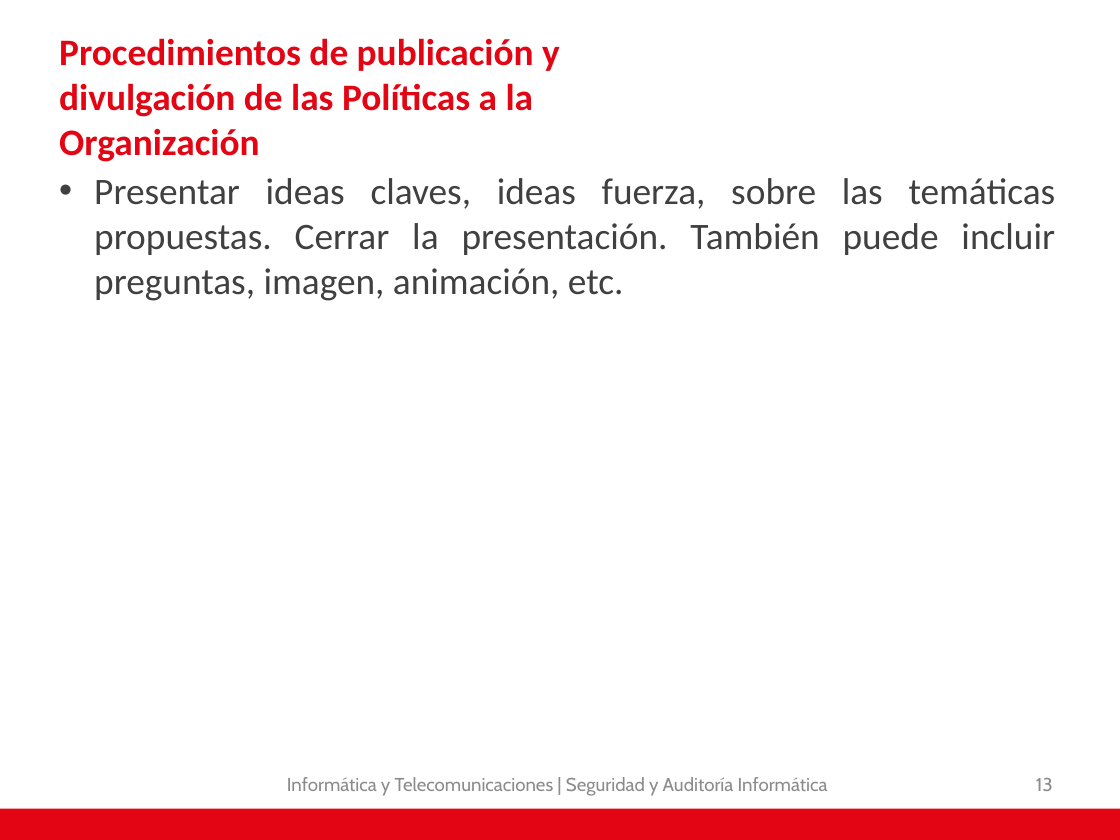
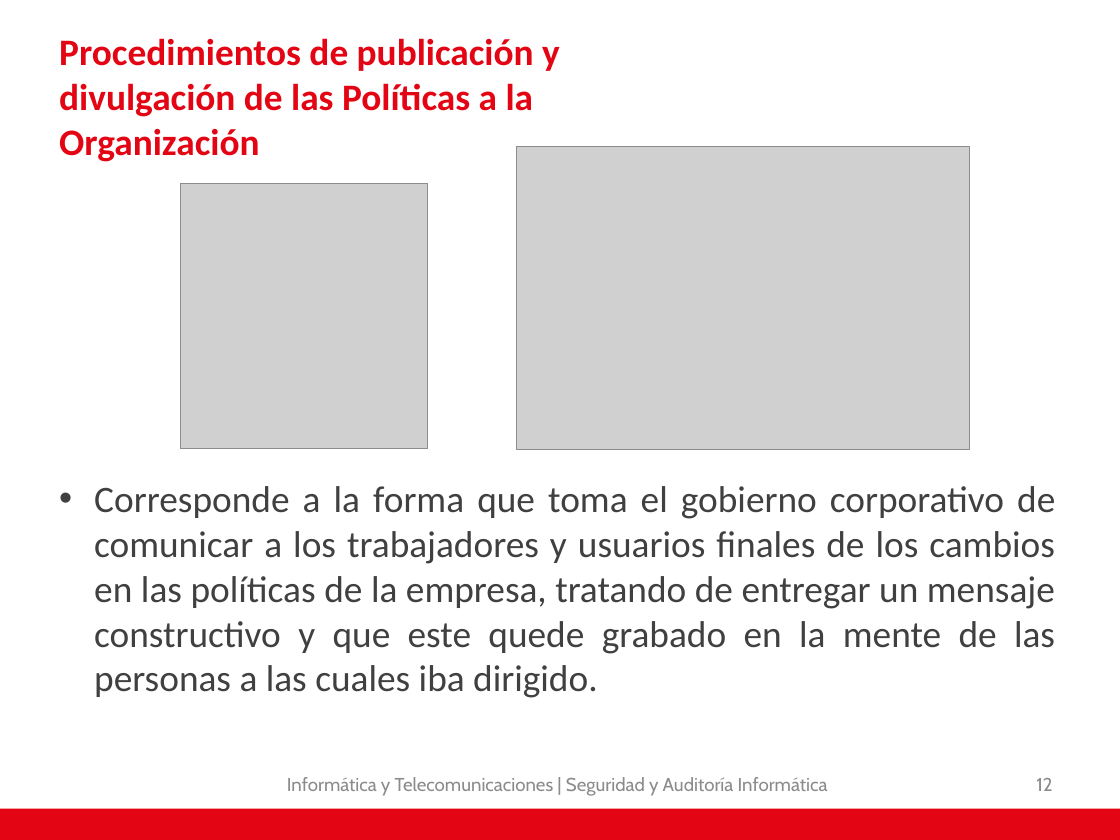
Before and after one commit to AdNNNN/inacap.2019, a slide deck: slide 12 of trabajos.inacap.2019/Seguridad y auditoria informática/Unidad 2/Problematica - Empresa JetBlack II.pptx (slide 13 before the commit). Drawn at 1120x840 pixels with LibreOffice and Linux fonts; fonts in the diff are those of the drawing; grey boxes stand for pictures; background and template pictures are left out. Boxes give left, top, right and bottom in pixels: in the first picture for what was removed or moved away, otherwise in the second. Text is boxed around its words. In the diff, an @@ line names an element or a change of style, - is before the commit and + after.

```diff
--- a/trabajos.inacap.2019/Seguridad y auditoria informática/Unidad 2/Problematica - Empresa JetBlack II.pptx
+++ b/trabajos.inacap.2019/Seguridad y auditoria informática/Unidad 2/Problematica - Empresa JetBlack II.pptx
@@ picture added at bbox=[516, 147, 970, 449] @@
@@ picture added at bbox=[180, 184, 428, 448] @@
@@ text at bbox=[94, 486, 1055, 698]: text changed @@
-• Presentar ideas claves, ideas fuerza, sobre las temáticas propuestas. Cerrar la presentación. También puede incluir preguntas, imagen, animación, etc.
+• Corresponde a la forma que toma el gobierno corporativo de comunicar a los trabajadores y usuarios finales de los cambios en las políticas de la empresa, tratando de entregar un mensaje constructivo y que este quede grabado en la mente de las personas a las cuales iba dirigido.
@@ page number at bbox=[1036, 778, 1052, 791]: text changed @@
-13
+12
```
Also in this commit, not shown: 1 other slide changed, 2 slides removed.
